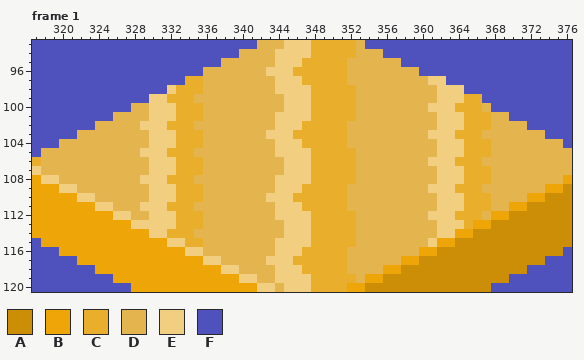
Pixel-art file: resources/Sprites/spritesheet.aseprite. The first picture shows the starting point.
500x500 pixels, 2 frames. Colours within 5 levels of each other are drawn and written as one. Shown: frame 1: x 317..376, y 93..120. The commit also changed other frames or places, which this record leaves out.
Visible layers, top first: "Bathyscaphe Copy/blade", "Bathyscaphe Copy/propeller", "Bathyscaphe Copy/Batyscaphe", "Bathyscaphe/bubbles", "Bathyscaphe/Blue filter" opacity 18%, "Bathyscaphe/light glow", "Bathyscaphe/blade", "Bathyscaphe/propeller", "Bathyscaphe/Batyscaphe", "Tile template", "Ground 1", "Palette", "Background".
Palette (. is transparent): A #cd8e07  B #eea508  C #e8ae2c  D #e4b54e  E #f2ce80  F #4f51bc
Pixels before, frame 1, first column x 317:
 93 FFFFFFFFFFFFFFFFFFFFFFFFFDDDEEECCCCCDFFFFFFFFFFFFFFFFFFFFFFF
 94 FFFFFFFFFFFFFFFFFFFFFFFDDDDEEEECCCCCDDDFFFFFFFFFFFFFFFFFFFFF
 95 FFFFFFFFFFFFFFFFFFFFFDDDDDDEEECCCCCDDDDDDFFFFFFFFFFFFFFFFFFF
 96 FFFFFFFFFFFFFFFFFFFDDDDDDDEEECCCCCCDDDDDDDDFFFFFFFFFFFFFFFFF
 97 FFFFFFFFFFFFFFFFFCCDDDDDDDDEEECCCCCDDDDDDDDDEEFFFFFFFFFFFFFF
 98 FFFFFFFFFFFFFFFECCCDDDDDDDDEEEECCCCCDDDDDDDDDEEEFFFFFFFFFFFF
 99 FFFFFFFFFFFFFEECCCDDDDDDDDDDEEECCCCCDDDDDDDDDEEECCFFFFFFFFFF
100 FFFFFFFFFFFDDEEECCCDDDDDDDDDEEECCCCCDDDDDDDDEEECCCDFFFFFFFFF
101 FFFFFFFFFDDDDEEECCCDDDDDDDDEEEECCCCCDDDDDDDDDEEECCCDDFFFFFFF
102 FFFFFFFDDDDDEEECCCDDDDDDDDDEEECCCCCDDDDDDDDDDEEECCCDDDDFFFFF
103 FFFFFDDDDDDDDEEECCCDDDDDDDEEECCCCCCDDDDDDDDDEEECCCDDDDDDDFFF
104 FFFDDDDDDDDDDEEECCCDDDDDDDDEEECCCCCDDDDDDDDDDEEECCCDDDDDDDDF
105 FDDDDDDDDDDDEEECCCDDDDDDDDDEEEECCCCCDDDDDDDDDEEECCCDDDDDDDDD
106 CDDDDDDDDDDDDEEECCCDDDDDDDDDEEECCCCCDDDDDDDDEEECCCDDDDDDDDDD
107 EDDDDDDDDDDDDEEECCCDDDDDDDDDEEECCCCCDDDDDDDDDEEECCCDDDDDDDDD
108 BEEDDDDDDDDDEEECCCDDDDDDDDDEEEECCCCCDDDDDDDDDEEECCCDDDDDDDDB
109 BBBEEDDDDDDDDEEECCCDDDDDDDDEEECCCCCDDDDDDDDDEEECCCDDDDDDDBBA
110 BBBBBEEDDDDDDEEECCCDDDDDDDEEECCCCCCDDDDDDDDDDEEECCCDDDDBBAAA
111 BBBBBBBEEDDDEEECCCDDDDDDDDDEEECCCCCDDDDDDDDDDEEECCCDDBBAAAAA
112 BBBBBBBBBEEDDEEECCCDDDDDDDDEEEECCCCCDDDDDDDDEEECCCDBBAAAAAAA
113 BBBBBBBBBBBEEEEECCCDDDDDDDDDEEECCCCCDDDDDDDDDEEECBBAAAAAAAAA
114 BBBBBBBBBBBBBEECCCDDDDDDDDDDEEECCCCCDDDDDDDDDEEBBAAAAAAAAAAA
115 FBBBBBBBBBBBBBBEECCDDDDDDDDEEEECCCCCDDDDDDDDEBBAAAAAAAAAAAAA
116 FFFBBBBBBBBBBBBBBEEDDDDDDDDEEECCCCCDDDDDDDDBBAAAAAAAAAAAAAAF
117 FFFFFBBBBBBBBBBBBBBEEDDDDDEEECCCCCCDDDDDDBBAAAAAAAAAAAAAAFFF
118 FFFFFFFBBBBBBBBBBBBBBEEDDDDEEECCCCCDDDDBBAAAAAAAAAAAAAAFFFFF
119 FFFFFFFFFBBBBBBBBBBBBBBEEDDEEEECCCCCDBBAAAAAAAAAAAAAAFFFFFFF
120 FFFFFFFFFFFBBBBBBBBBBBBBBEEDEEECCCCBBAAAAAAAAAAAAAAFFFFFFFFF
New version:
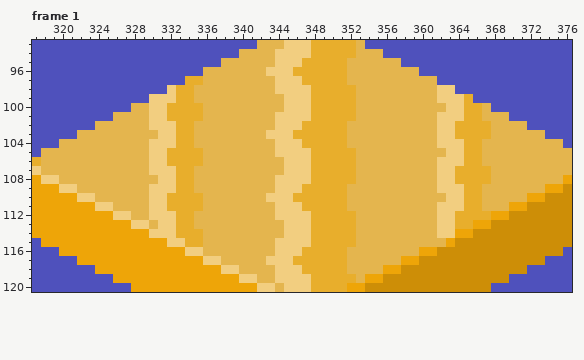
Commit: Try caustic lights
From old to new:
layer "Sand 1" added
layer "Ground 1" removed
Frame 1:
Colour C replaces colour D in row 103 at x 367; in row 105 at x 335; in row 111 at x 335; in row 112 at x 367; in row 114 at x 335.
Colour C replaces colour E in rows 100 to 101 at x 332; in row 102 at x 364; in row 106 at x 332; in rows 107 to 108 at x 364; in row 110 at x 332; in row 113 at x 364.
Colour D replaces colour B in row 115 at x 362.
Colour D replaces colour C in row 98 at x 335; in row 101 at x 367; in row 103 at x 335; in row 104 at x 335 and 367; in row 105 at x 367; in row 107 at x 335.
Colour D replaces colour C in row 109 at x 335; in rows 110 to 111 at x 367; in rows 112 to 113 at x 335.
Colour D replaces colour E in row 97 at x 361; in row 100 at x 361 to 362; in row 102 at x 329; in row 103 at x 330 and 361; in row 105 at x 329 and 362; in row 106 at x 361.
Colour D replaces colour E in row 108 at x 329 to 330; in row 109 at x 361; in row 110 at x 362; in row 111 at x 329; in row 112 at x 361; in row 113 at x 330.
Colour D replaces colour E in row 115 at x 361.
Colour E replaces colour C in row 99 at x 332; in row 100 at x 364; in row 102 at x 332; in row 106 at x 364; in row 108 at x 332; in row 109 at x 364.
Colour E replaces colour C in row 114 at x 332.
Colour F replaces colour C in row 99 at x 366.
Colour F replaces colour E in row 97 at x 362; in row 98 at x 364.
Where, in picture pixels (left, top, right, bottom), the same in both pictures:
changed: (428, 76, 491, 247)
changed: (140, 85, 203, 238)
